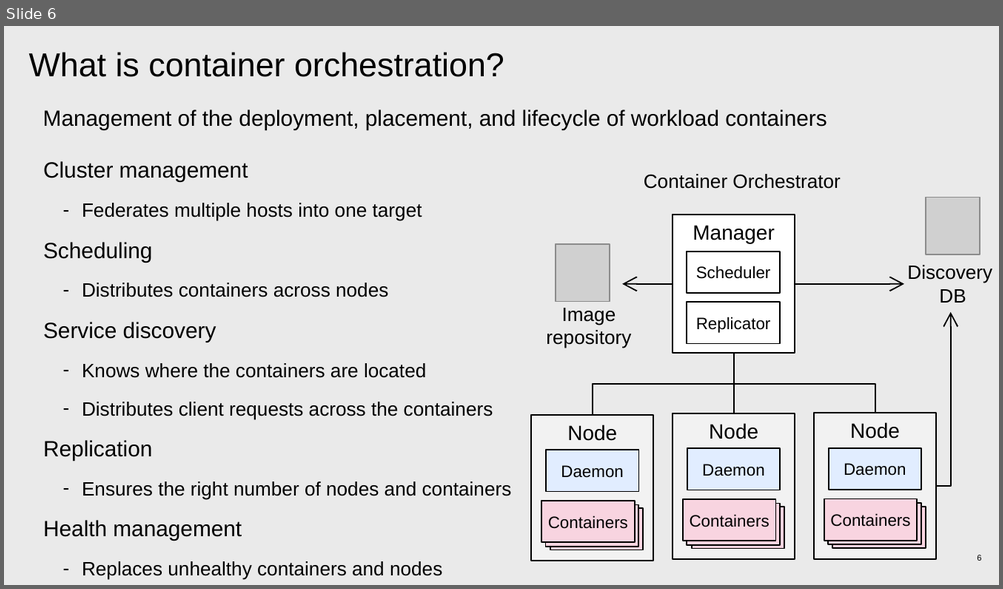
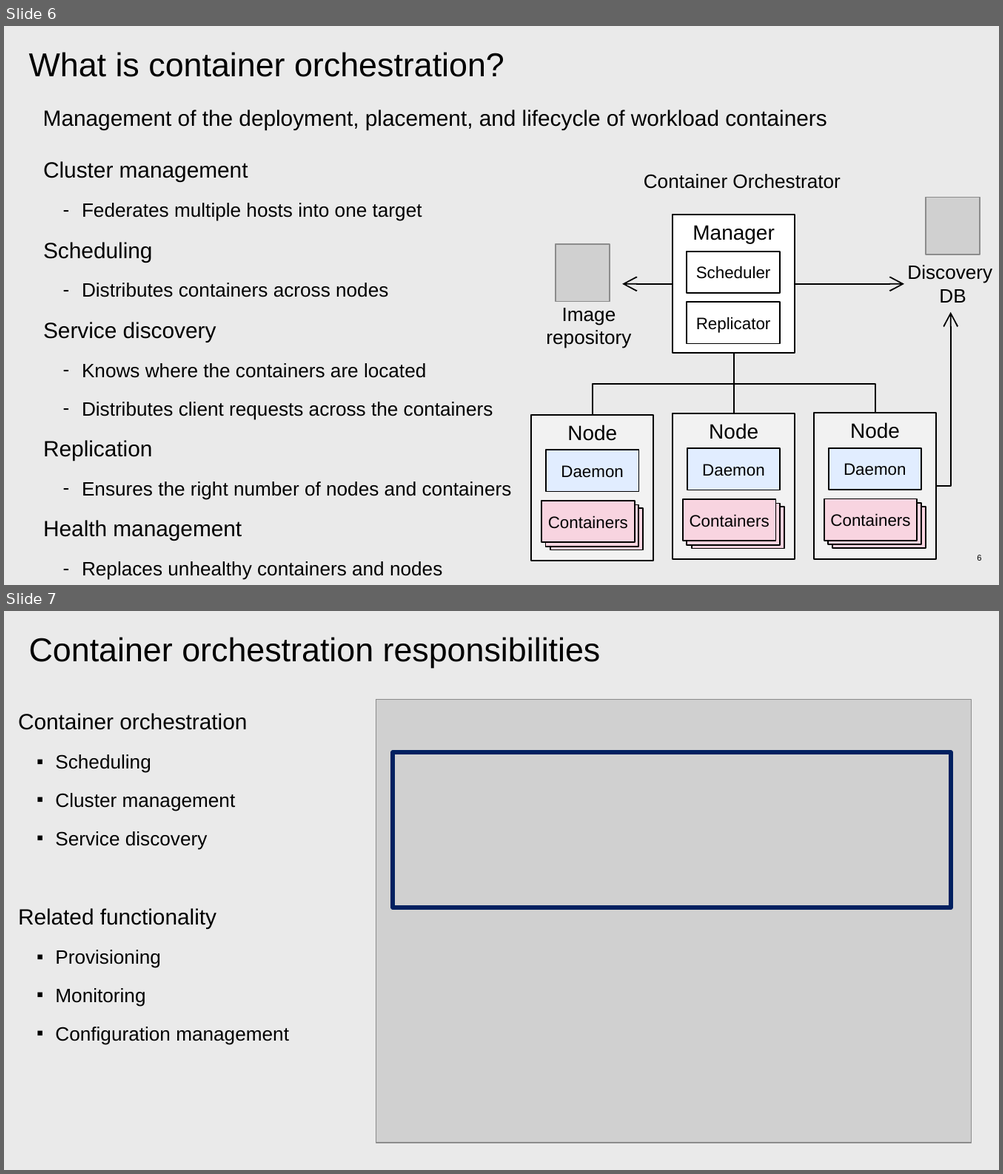
Before and after one commit to patrocinio/cloud-private-bootcamp, a slide deck: Units_development/Container orchestration_AWG.pptx. Shown one above the other, each under a label of ours: slide 6 before the commit, slides 6 and 7 after it. The pictures are 1003x589 and 1003x1174 pixels, drawn with LibreOffice and Linux fonts; fonts in the diff are those of the drawing; grey boxes stand for pictures. Boxes give left, top, right and bottom in pixels: in the first picture for what was removed or moved away, otherwise in the second. Text is boxed around its words. In the diff, an @@ line names an element or a change of style, - is before the commit and + after.

```diff
--- a/Units_development/Container orchestration_AWG.pptx
+++ b/Units_development/Container orchestration_AWG.pptx
@@ slide 7 added at [4,611,999,1170], background #EAEAEA @@
@@ title added at [29,637,600,668], 24 pt, text #000000 @@
+Container orchestration responsibilities
@@ text added at [18,713,289,1045], 14 pt, text #000000 @@
+Container orchestration
+  ▪ Scheduling
+  ▪ Cluster management
+  ▪ Service discovery
+Related functionality
+  ▪ Provisioning
+  ▪ Monitoring
+  ▪ Configuration management
@@ picture added at [376,700,970,1143] @@
@@ rectangle added at [393,752,950,908], outline #002060 3 pt @@
```
Also in this commit, not shown: 1 other slide added.
